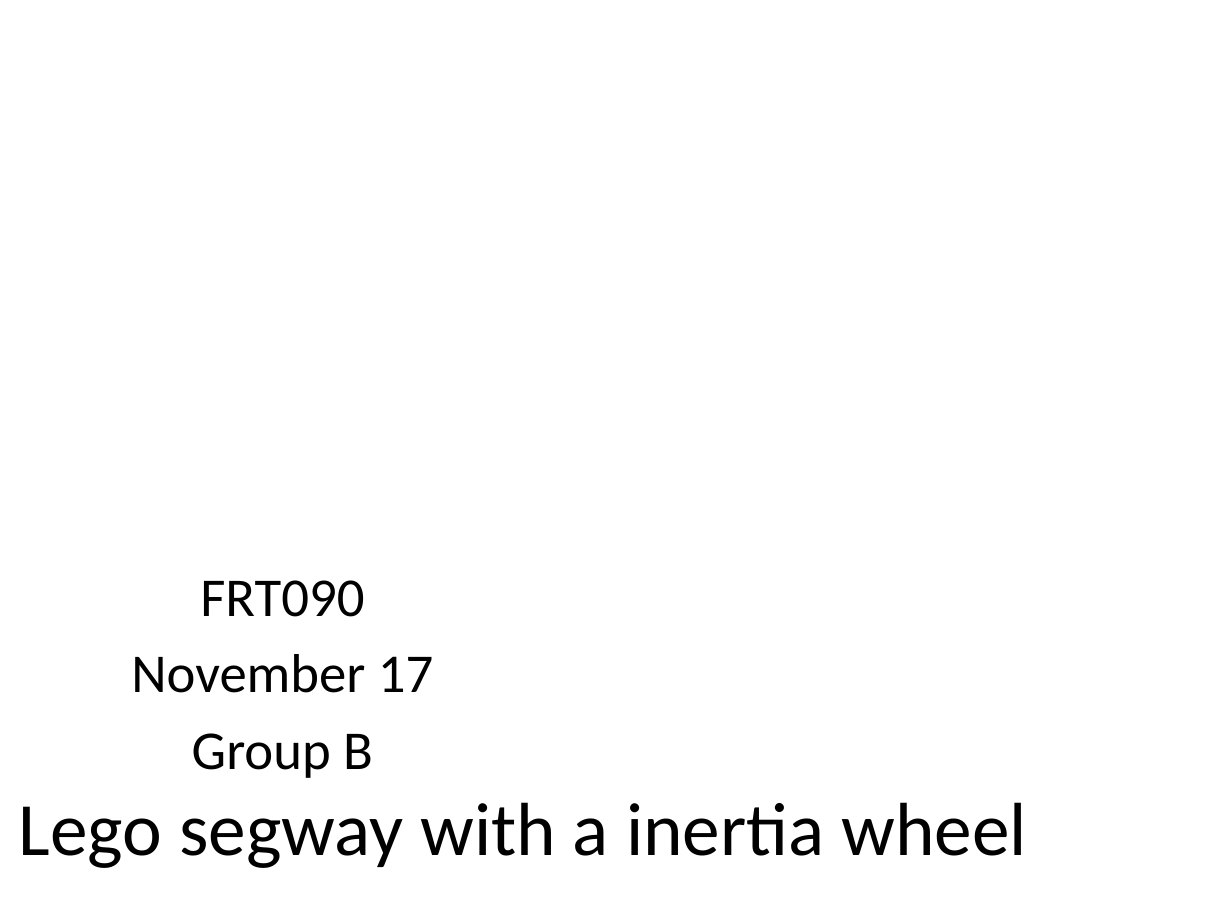
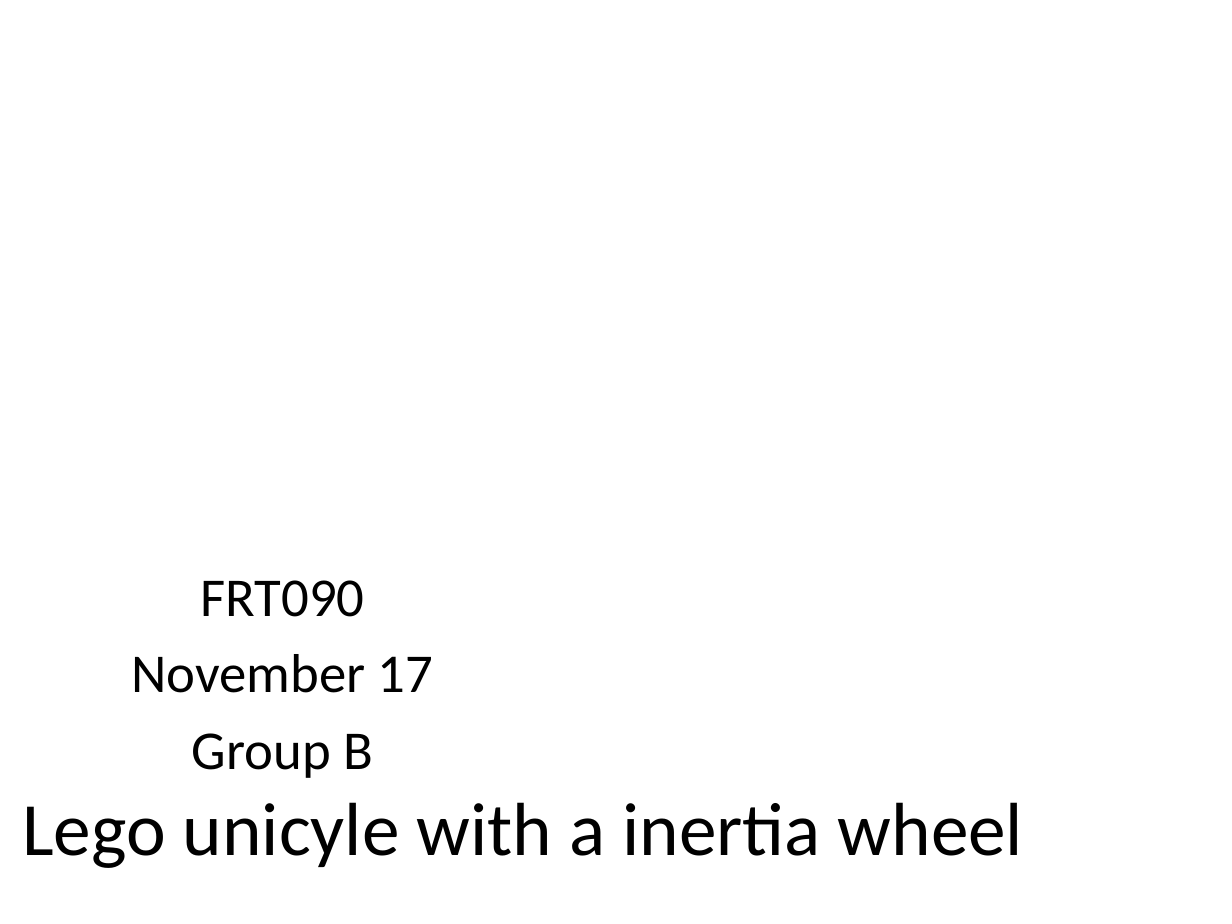
Before and after one commit to elt11jke/FRT090, a slide deck: slide 1 of SEM_RAPPORT/SEM_presentation_1.pptx. Drawn at 1232x924 pixels with LibreOffice and Linux fonts; fonts in the diff are those of the drawing; background and template pictures are left out. Boxes give left, top, right and bottom in pixels: in the first picture for what was removed or moved away, otherwise in the second. Text is boxed around its words. In the diff, an @@ line names an element or a change of style, - is before the commit and + after.

Commit message:
A small perturbation

```diff
--- a/SEM_RAPPORT/SEM_presentation_1.pptx
+++ b/SEM_RAPPORT/SEM_presentation_1.pptx
@@ title at (22, 802, 1023, 868): text changed @@
-Lego segway with a inertia wheel
+Lego unicyle with a inertia wheel
```
